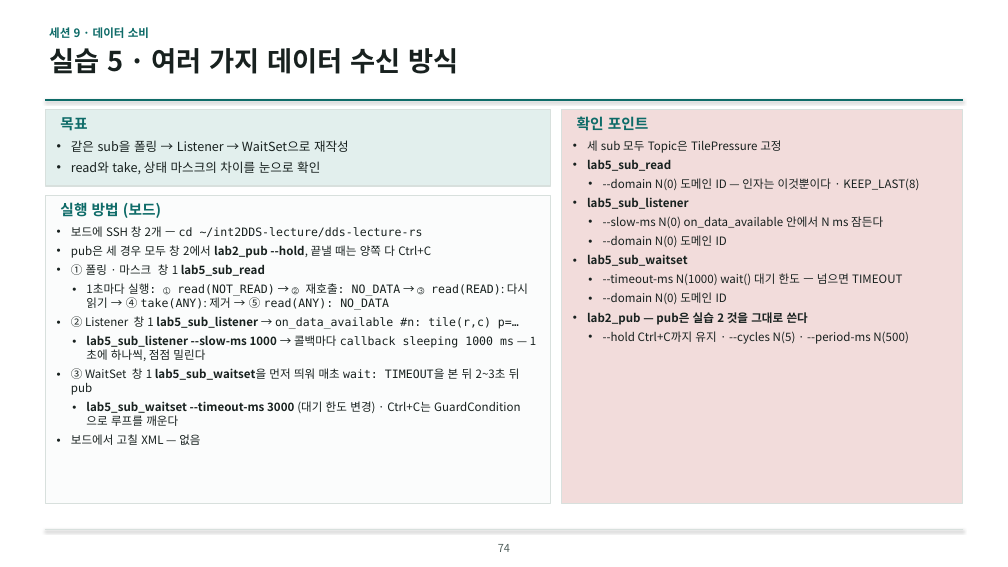
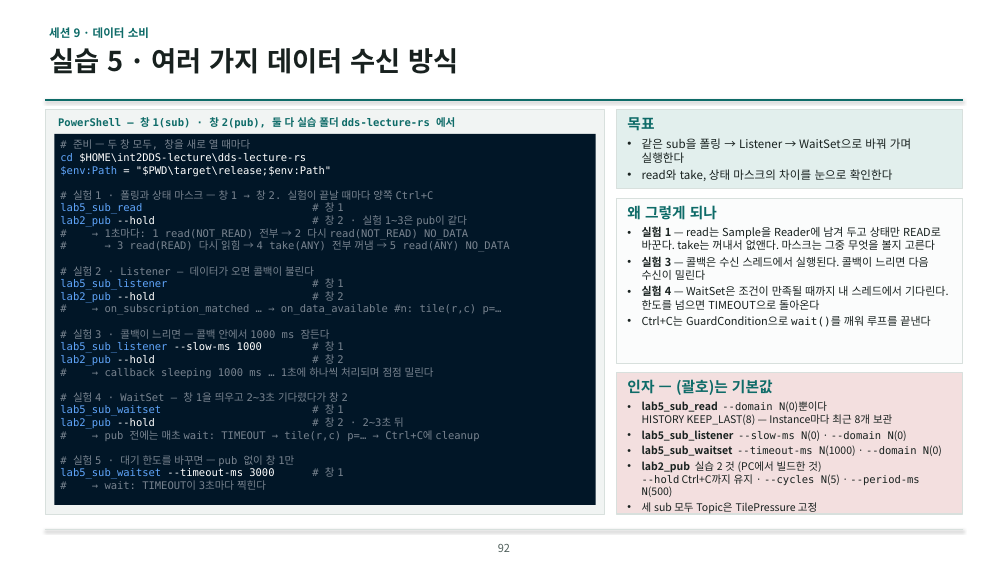
Before and after one commit to IntellectusCorp/int2DDS-lecture, a slide deck: slide 92 of int2dds-lecture-for-beginner.pptx (slide 74 before the commit). Drawn at 1008x567 pixels with LibreOffice and Linux fonts; fonts in the diff are those of the drawing; background and template pictures are left out. Boxes give left, top, right and bottom in pixels: in the first picture for what was removed or moved away, otherwise in the second. Text is boxed around its words. In the diff, an @@ line names an element or a change of style, - is before the commit and + after.

```diff
--- a/int2dds-lecture-for-beginner.pptx
+++ b/int2dds-lecture-for-beginner.pptx
@@ rectangle: place and size @@
-rectangle at (45, 196, 551, 504)
+rectangle at (45, 110, 605, 514)
@@ rectangle at (45, 110, 605, 514): fill #FBFCFC to #F1F4F3 @@
@@ rectangle removed at (45, 110, 551, 186) @@
@@ text added at (58, 115, 455, 129), 10 pt, text #0E6B68, bold @@
+PowerShell — 창 1(sub) · 창 2(pub), 둘 다 실습 폴더 dds-lecture-rs 에서
@@ text removed at (60, 117, 87, 131) @@
-목표
@@ text removed at (577, 116, 649, 131) @@
-확인 포인트
@@ rectangle added at (616, 110, 963, 189), fill #E2EFED, outline #D8E0DD 1 pt @@
@@ text at (627, 117, 911, 181): text changed; size 12 to 11 pt @@
-• 같은 sub을 폴링 → Listener → WaitSet으로 재작성
-• read와 take, 상태 마스크의 차이를 눈으로 확인
+목표
+• 같은 sub을 폴링 → Listener → WaitSet으로 바꿔 가며 실행한다
+• read와 take, 상태 마스크의 차이를 눈으로 확인한다
@@ rectangle added at (54, 134, 596, 505), fill #011627, 10 pt, text #78838F @@
+# 준비 — 두 창 모두, 창을 새로 열 때마다
+cd $HOME\int2DDS-lecture\dds-lecture-rs
+$env:Path = "$PWD\target\release;$env:Path"
+# 실험 1 · 폴링과 상태 마스크 — 창 1 → 창 2. 실험이 끝날 때마다 양쪽 Ctrl+C
+lab5_sub_read # 창 1
+lab2_pub --hold # 창 2 · 실험 1~3은 pub이 같다
+# → 1초마다: 1 read(NOT_READ) 전부 → 2 다시 read(NOT_READ) NO_DATA
+# → 3 read(READ) 다시 읽힘 → 4 take(ANY) 전부 꺼냄 → 5 read(ANY) NO_DATA
+# 실험 2 · Listener — 데이터가 오면 콜백이 불린다
+lab5_sub_listener # 창 1
+lab2_pub --hold # 창 2
+# → on_subscription_matched … → on_data_available #n: tile(r,c) p=…
+# 실험 3 · 콜백이 느리면 — 콜백 안에서 1000 ms 잠든다
+lab5_sub_listener --slow-ms 1000 # 창 1
+lab2_pub --hold # 창 2
+# → callback sleeping 1000 ms … 1초에 하나씩 처리되며 점점 밀린다
+# 실험 4 · WaitSet — 창 1을 띄우고 2~3초 기다렸다가 창 2
+lab5_sub_waitset # 창 1
+lab2_pub --hold # 창 2 · 2~3초 뒤
+# → pub 전에는 매초 wait: TIMEOUT → tile(r,c) p=… → Ctrl+C에 cleanup
+# 실험 5 · 대기 한도를 바꾸면 — pub 없이 창 1만
+lab5_sub_waitset --timeout-ms 3000 # 창 1
+# → wait: TIMEOUT이 3초마다 찍힌다
@@ text removed at (587, 140, 919, 344) @@
-• 세 sub 모두 Topic은 TilePressure 고정
-• lab5_sub_read
-  • --domain N(0) 도메인 ID — 인자는 이것뿐이다 · KEEP_LAST(8)
-• lab5_sub_listener
-  • --slow-ms N(0) on_data_available 안에서 N ms 잠든다
-  • --domain N(0) 도메인 ID
-• lab5_sub_waitset
-  • --timeout-ms N(1000) wait() 대기 한도 — 넘으면 TIMEOUT
-  • --domain N(0) 도메인 ID
-• lab2_pub — pub은 실습 2 것을 그대로 쓴다
-  • --hold Ctrl+C까지 유지 · --cycles N(5) · --period-ms N(500)
@@ text removed at (60, 202, 161, 218) @@
-실행 방법 (보드)
@@ rectangle: place and size @@
-rectangle at (562, 110, 963, 504)
+rectangle at (616, 199, 963, 364)
@@ rectangle at (616, 199, 963, 364): fill #F2DCDB to #FBFCFC @@
@@ text removed at (71, 226, 528, 445) @@
-• 보드에 SSH 창 2개 — cd ~/int2DDS-lecture/dds-lecture-rs
-• pub은 세 경우 모두 창 2에서 lab2_pub --hold, 끝낼 때는 양쪽 다 Ctrl+C
-• ① 폴링 · 마스크 창 1 lab5_sub_read
-  • 1초마다 실행: ① read(NOT_READ) → ② 재호출: NO_DATA → ③ read(READ): 다시 읽기 → ④ take(ANY): 제거 → ⑤ read(ANY): NO_DATA
-• ② Listener 창 1 lab5_sub_listener → on_data_available #n: tile(r,c) p=…
-  • lab5_sub_listener --slow-ms 1000 → 콜백마다 callback sleeping 1000 ms — 1초에 하나씩, 점점 밀린다
-• ③ WaitSet 창 1 lab5_sub_waitset을 먼저 띄워 매초 wait: TIMEOUT을 본 뒤 2~3초 뒤 pub
-  • lab5_sub_waitset --timeout-ms 3000 (대기 한도 변경) · Ctrl+C는 GuardCondition으로 루프를 깨운다
-• 보드에서 고칠 XML — 없음
@@ text added at (642, 227, 949, 327), 10.5 pt, text #18211F @@
+왜 그렇게 되나
+• 실험 1 — read는 Sample을 Reader에 남겨 두고 상태만 READ로 바꾼다. take는 꺼내서 없앤다. 마스크는 그중 무엇을 볼지 고른다
+• 실험 3 — 콜백은 수신 스레드에서 실행된다. 콜백이 느리면 다음 수신이 밀린다
+• 실험 4 — WaitSet은 조건이 만족될 때까지 내 스레드에서 기다린다. 한도를 넘으면 TIMEOUT으로 돌아온다
+• Ctrl+C는 GuardCondition으로 wait()를 깨워 루프를 끝낸다
@@ rectangle added at (616, 373, 963, 514), fill #F3DFDF, outline #D8E0DD 1 pt @@
@@ text added at (627, 379, 942, 514), 10 pt, text #18211F @@
+인자 — (괄호)는 기본값
+• lab5_sub_read --domain N(0)뿐이다
+  HISTORY KEEP_LAST(8) — Instance마다 최근 8개 보관
+• lab5_sub_listener --slow-ms N(0) · --domain N(0)
+• lab5_sub_waitset --timeout-ms N(1000) · --domain N(0)
+• lab2_pub 실습 2 것 (PC에서 빌드한 것)
+  --hold Ctrl+C까지 유지 · --cycles N(5) · --period-ms N(500)
+• 세 sub 모두 Topic은 TilePressure 고정
@@ page number at (498, 544, 510, 552): text changed @@
-74
+92
```
Also in this commit, not shown: 66 other slides changed, 25 slides added, 4 slides removed.
